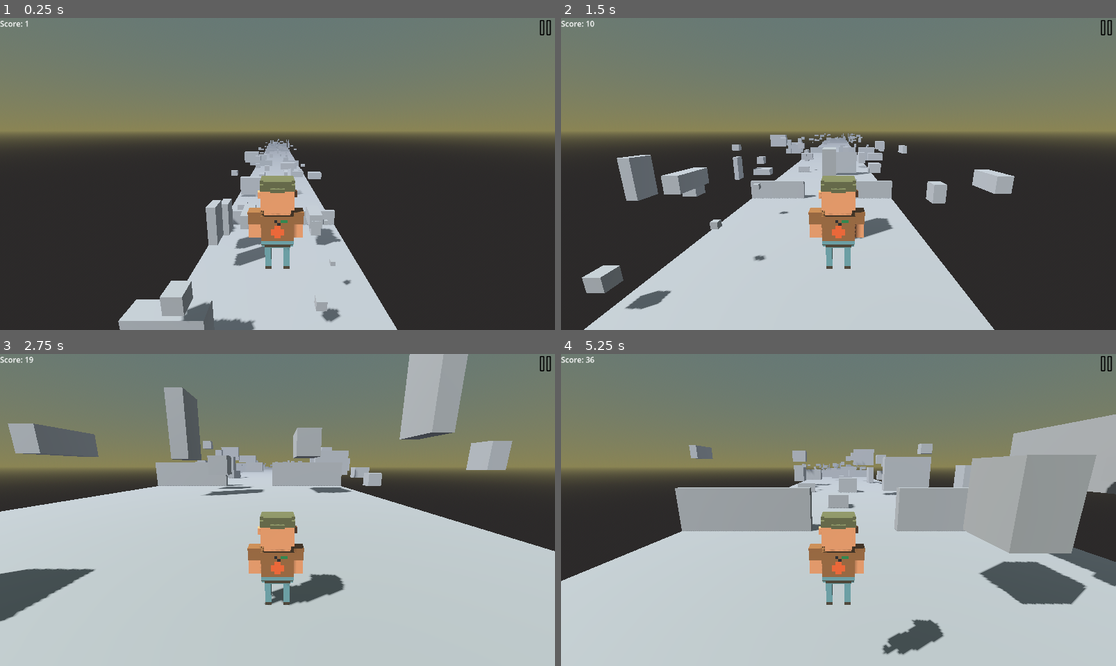
Above: before the commit, frames 1-4 (two rows, left to right).
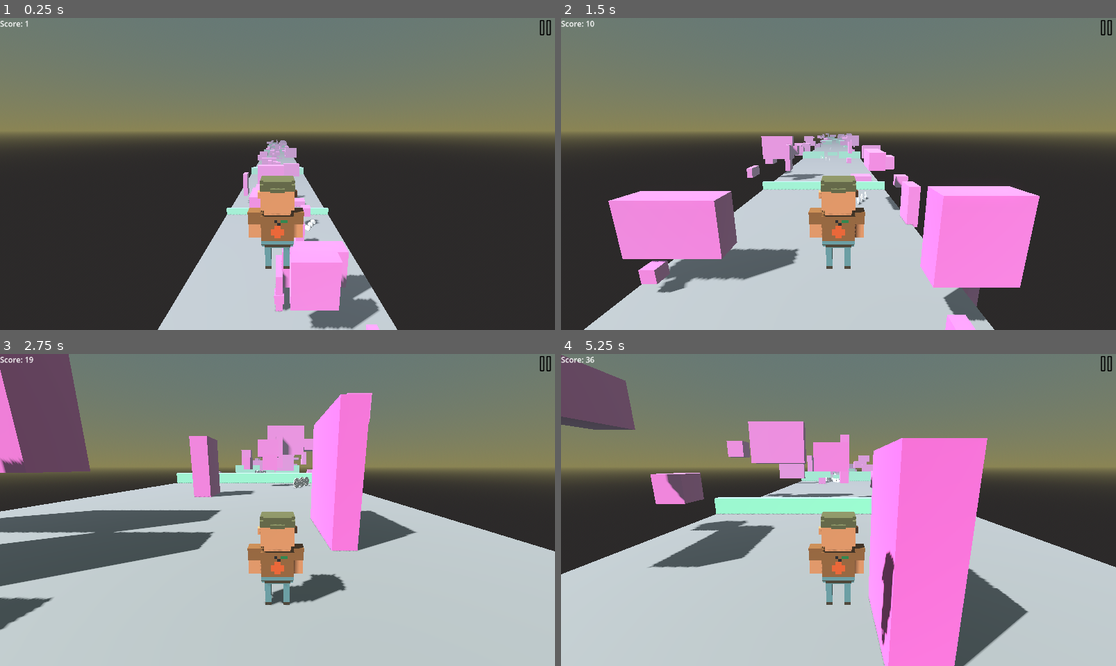
Above: after the commit, the same moments.

Repository: g-h-o-s-t-studio/across-the-roads
Game: Godot game, scene res://scenes/main.tscn
Two runs of this game, one before a commit and one after it. Both use one fixed random seed, a clock stepped at 60 frames per second and the inputs below.
Inputs:
- Up to frame 1 (0.25 s): no input
- Up to frame 2 (1.5 s): tap Enter (ui_accept) at 0.5, 0.77 s; hold Right (ui_right) 0.53-1.28 s; hold Left (ui_left) from 1.28 s (still down)
- Up to frame 3 (2.75 s): tap Enter (ui_accept) at 1.52 s; release Left (ui_left) at 2.03 s; hold Right (ui_right) from 2.03 s (still down)
- Up to frame 4 (5.25 s): tap Enter (ui_accept) at 3.02, 3.77, 4.52 s; release Right (ui_right) at 3.53 s; hold Left (ui_left) from 3.53 s (still down)

The runs differ from the first frame. In frame 1, 8.5% of the frame differs, in the area x 21-69%, y 38-100%; in frame 2, 20%; in frame 3, 26%; in frame 4, 38%, in the area x 0-100%, y 0-100%.

Commit message:
major fixes

Diff:
--- a/scenes/obstacles/cube.tscn
+++ b/scenes/obstacles/cube.tscn
@@ -1,10 +1,14 @@
-[gd_scene load_steps=4 format=3 uid="uid://bndv86f5k1a20"]
+[gd_scene load_steps=5 format=3 uid="uid://bndv86f5k1a20"]
 
 [ext_resource type="Script" path="res://scripts/obstacles/cube.gd" id="1_pkbdc"]
 
 [sub_resource type="BoxShape3D" id="BoxShape3D_qyet8"]
 
+[sub_resource type="StandardMaterial3D" id="StandardMaterial3D_12n0o"]
+albedo_color = Color(1, 0.419608, 0.866667, 1)
+
 [sub_resource type="BoxMesh" id="BoxMesh_2lore"]
+material = SubResource("StandardMaterial3D_12n0o")
 
 [node name="Cube" type="StaticBody3D"]
 script = ExtResource("1_pkbdc")
--- a/scenes/obstacles/wall.tscn
+++ b/scenes/obstacles/wall.tscn
@@ -1,8 +1,12 @@
-[gd_scene load_steps=4 format=3 uid="uid://bnfkov71c0cm0"]
+[gd_scene load_steps=5 format=3 uid="uid://bnfkov71c0cm0"]
 
 [ext_resource type="Script" path="res://scripts/obstacles/wall.gd" id="1_qud6e"]
 
+[sub_resource type="StandardMaterial3D" id="StandardMaterial3D_6e4y8"]
+albedo_color = Color(0.556863, 1, 0.788235, 1)
+
 [sub_resource type="BoxMesh" id="BoxMesh_d3kts"]
+material = SubResource("StandardMaterial3D_6e4y8")
 size = Vector3(4, 2, 1)
 
 [sub_resource type="BoxShape3D" id="BoxShape3D_2ufvr"]
--- a/scenes/tiles/tile.tscn
+++ b/scenes/tiles/tile.tscn
@@ -12,7 +12,9 @@
 script = ExtResource("1_cv7u4")
 
 [node name="RayCast" type="RayCast3D" parent="."]
-target_position = Vector3(-100, 0, 0)
+transform = Transform3D(1, 0, 0, 0, 1, 0, 0, 0, 1, 16, 0, 0)
+target_position = Vector3(-32, 0, 0)
+collide_with_areas = true
 
 [node name="Mesh" type="MeshInstance3D" parent="."]
 transform = Transform3D(1, 0, 0, 0, 1, 0, 0, 0, 1, 0, -1, 0)
--- a/scripts/obstacles/base.gd
+++ b/scripts/obstacles/base.gd
@@ -1,3 +1,3 @@
 class_name BaseObstacle extends StaticBody3D
 
-const MAX_X = 32.0
+const MAX_X = 20.0
--- a/scripts/obstacles/cube.gd
+++ b/scripts/obstacles/cube.gd
@@ -23,6 +23,5 @@
 
 func _process(delta: float) -> void:
 	position.x += _speed * delta
-	var pos_x := position.x
-	if absf(pos_x) >= MAX_X:
+	if absf(position.x) >= MAX_X:
 		_speed = -_speed
--- a/scripts/platforms/triangle.gd
+++ b/scripts/platforms/triangle.gd
@@ -1,7 +1,3 @@
 class_name Triangle extends StaticBody3D
 
 @onready var size := (($Mesh as MeshInstance3D).mesh as PrismMesh).size
-
-
-func rotate180() -> void:
-	rotate_y(deg_to_rad(180))
--- a/scripts/tile.gd
+++ b/scripts/tile.gd
@@ -5,76 +5,80 @@
 const MovingCubeScene = preload("res://scenes/obstacles/cube.tscn")
 const TriangleScene = preload("res://scenes/platforms/triangle.tscn")
 const PlatformScene = preload("res://scenes/platforms/horizontal_platform.tscn")
-# WARNING: if mesh size is changed, change this values too
-const MESH_SIZE = Vector3(32.0, 2.0, 64.0)
-const _HALF_X = MESH_SIZE.x / 2
-const _HALF_Z = MESH_SIZE.z / 2
+
+const AMOUNT_RETRYING = 3
+const COINS_DISTANCE = 2
+const MIN_WALLS_DISTANCE = 7
+
+var amount_mov_obs := randi_range(8, 18)
 
 @onready var rc := $RayCast as RayCast3D
+@onready var mesh_size := (($Mesh as MeshInstance3D).mesh as BoxMesh).size
+@onready var x := int(mesh_size.x / 2 - 7)
+@onready var z := int(mesh_size.z / 2 - 7)
 
 
 func _ready() -> void:
-#	spawn_triangles_and_platform()
 	spawn_staic_obstacles()
+	spawn_coins()
+	#spawn_triangles_and_platform()
 	spawn_moving_obstacles()
-	spawn_coins()
 	rc.free()
 
-# TODO: retrying
+
 func spawn_staic_obstacles() -> void:
-	var last_pos_z: float
+	var previous_z := {}
 	for i: int in randi_range(1, 5):
-		var retry_amount := 2
-		var z := randi_range(0, 64)
-		while (
-			_is_colliding(Vector3(MESH_SIZE.x, 0, z)) or
-			absi(z - last_pos_z) < 5
-		):
-			z = randi_range(0, 64)
-			retry_amount -= 1
-			if not retry_amount:
-				print("retry block")
-				break
-				continue
-
-		if absi(z - last_pos_z) <= 5:
+		var spawn_z := _find_z_for_wall_spawn(previous_z)
+		if spawn_z == -1:
 			continue
 
-		last_pos_z = z
+		previous_z[spawn_z] = null
 
 		var scale_y := 2 if randi() % 2 else 1
+
 		match randi() % 4:
-			0: # wall on full tile width
-				_create_and_add_wall(Vector3(0, 0, z), Vector3(8, 1, 1))
-			1: # 3 wall's
-				_create_and_add_wall(Vector3(13, 0, z), Vector3(1.5, scale_y, 1))
-				_create_and_add_wall(Vector3(-13, 0, z), Vector3(1.5, scale_y, 1))
-				_create_and_add_wall(Vector3(0, 0, z), Vector3(1.5, scale_y, 1))
-			2: # 2 wall's
-				_create_and_add_wall(Vector3(10, 0, z), Vector3(3, scale_y, 1))
-				_create_and_add_wall(Vector3(-10, 0, z), Vector3(3, scale_y, 1))
-			_: # small wall on rand x
-				_create_and_add_wall(Vector3(randi_range(-14, 14), 0, z), Vector3(1, scale_y, 1))
+			0:  # wall on full tile width
+				_add_wall(Vector3(0, 0, spawn_z), Vector3(8, 1, 1))
+			1:  # 3 wall's
+				_add_wall(Vector3(13, 0, spawn_z), Vector3(1.5, scale_y, 1))
+				_add_wall(Vector3(-13, 0, spawn_z), Vector3(1.5, scale_y, 1))
+				_add_wall(Vector3(0, 0, spawn_z), Vector3(1.5, scale_y, 1))
+			2:  # 2 wall's
+				_add_wall(Vector3(10, 0, spawn_z), Vector3(3, scale_y, 1))
+				_add_wall(Vector3(-10, 0, spawn_z), Vector3(3, scale_y, 1))
+			_:  # small wall on rand x
+				_add_wall(Vector3(randi_range(-14, 14), 0, spawn_z),
+					Vector3(1, scale_y, 1))
 
-		retry_amount = 2
 
-# TODO: реализовать полноценный спавн монеток
+# рейкастом проверять, не врезаемся ли мы в объект
 func spawn_coins() -> void:
-	pass
-	#var amount_coins := randi_range(0, 2) * 2 + 3
-	#for i: int in range(amount_coins):
-		#var coin = COIN.instantiate()
-		#coin.position = pm.position + Vector3(0, pm_half_y, i * 2)
-		#add_child(coin)
+	var start_pos := Vector3(randf_range(-x, x), 0, randf_range(-z, z))
+	var angle := -PI / 6 if randi() % 2 else PI / 6  # -45 or 45 degrees
+	var direction := bool(randi() % 2)
+	#if _is_colliding()
+	for i: int in randi_range(0, 2) * 2 + 3:
+		var offset := COINS_DISTANCE * i
+		var new_pos := start_pos + (
+			Vector3(offset * sin(angle), 0, offset * cos(angle))
+			if direction else Vector3(0, 0, offset)
+		)
+		if absi(new_pos.x) > x or absi(new_pos.z) > z:
+			continue
+
+		var coin := CoinScene.instantiate() as Coin
+		coin.position = new_pos
+		add_child(coin)
 
 
 # FIXME
 func spawn_triangles_and_platform() -> void:
 	var te := TriangleScene.instantiate() as Triangle
 	te.position = Vector3(
-		randf_range(-_HALF_X + te.size.x / 2, _HALF_X - te.size.x / 2),
+		randf_range(-x + te.size.x / 2, x - te.size.x / 2),
 		0,
-		randf_range(-_HALF_Z, _HALF_Z)
+		randf_range(-z, z)
 	)
 	add_child(te)
 
@@ -87,46 +91,53 @@
 	add_child(pm)
 
 	te = TriangleScene.instantiate() as Triangle
-	te.rotate180()
+	te.rotate_y(PI)
 	te.position = Vector3(pm.position.x, 0, pm.position.z + pm_half_z)
 	add_child(te)
 
-	if randi() % 2:
+	if not randi() % 3:  # Optionally spawn coins on the platform
 		for i: int in randi_range(0, 2) * 2 + 3:
 			var coin := CoinScene.instantiate() as Coin
-			coin.position =  pm.position + Vector3(0, pm_half_y, i * 2)
+			coin.position = pm.position + Vector3(
+				0, pm_half_y, COINS_DISTANCE * 2
+			)
 			add_child(coin)
 
 
 func spawn_moving_obstacles() -> void:
-	for i: int in randi_range(10, 20):
-		var is_added := false
-		var obs := (MovingCubeScene.instantiate() as MovingCube)
-
-		for j: int in range(10):
-			var y := randf_range(0, 10)
-			var z := randf_range(-_HALF_Z, _HALF_Z)
-
-			if _is_colliding(Vector3(MESH_SIZE.x, y, z)):
-				continue
-
-			obs.position = Vector3(randf_range(-_HALF_X, _HALF_X), y, z)
-			add_child(obs)
-			is_added = true
-			break
-
-		if not is_added:
-			obs.free()
+	for i: int in amount_mov_obs:
+		for j: int in range(AMOUNT_RETRYING):
+			var spawn_y := randi_range(0, 10)
+			var spawn_z := randi_range(-z, z)
+			if not _is_colliding(Vector3(0, spawn_y, spawn_z)):
+				var obs := MovingCubeScene.instantiate() as MovingCube
+				obs.position = Vector3(randi_range(-x, x), spawn_y, spawn_z)
+				add_child(obs)
+				break
 
 
-func _create_and_add_wall(position: Vector3, scale: Vector3) -> void:
+func _add_wall(_positon: Vector3, _scale: Vector3) -> void:
 	var wall := WallScene.instantiate() as StaticWall
-	wall.position = position
-	wall.scale = scale
+	wall.position = _positon
+	wall.scale = _scale
 	add_child(wall)
 
 
-func _is_colliding(positon: Vector3) -> bool:
-	rc.position = position
+func _find_z_for_wall_spawn(previous_z: Dictionary) -> int:
+	for i: int in range(AMOUNT_RETRYING):
+		var pos := randi_range(-z + MIN_WALLS_DISTANCE, z - MIN_WALLS_DISTANCE)
+		var is_can_spawn := true
+		for k: int in previous_z.keys():
+			if absi(pos - k) < MIN_WALLS_DISTANCE:
+				is_can_spawn = false
+				break
+		if is_can_spawn and not _is_colliding(Vector3(32, 0, pos)):
+			return pos
+	return -1
+
+
+func _is_colliding(pos: Vector3, target: Vector3 = Vector3(-32, 0, 0)) -> bool:
+	rc.position = pos
+	rc.target_position = target
 	rc.force_raycast_update()
 	return rc.is_colliding()
